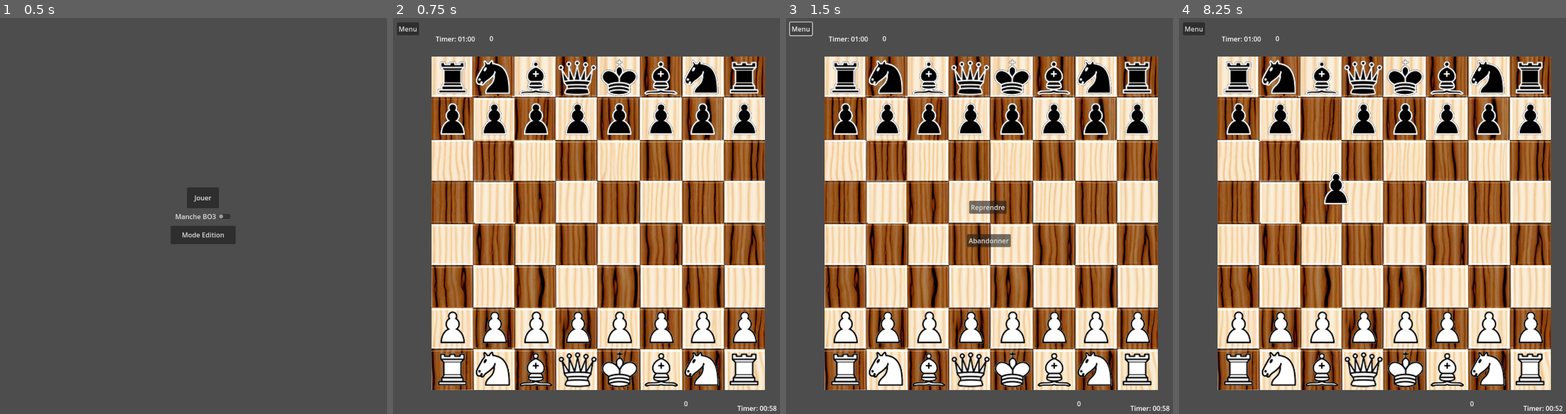
Above: before the commit, frames 1-4 (left to right).
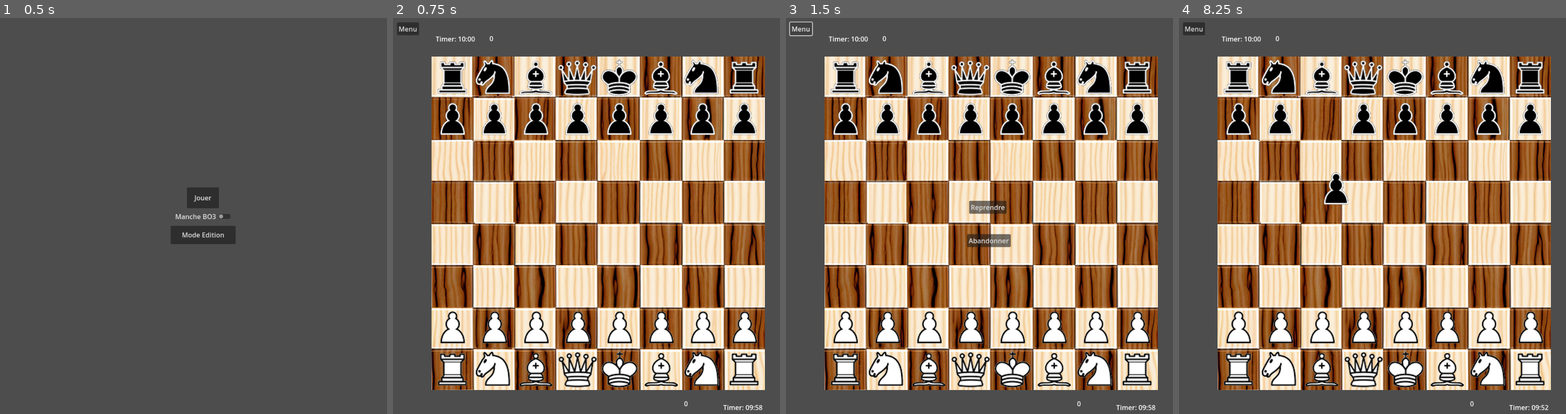
Above: after the commit, the same moments.

Repository: FabriceValmont/ChessGame-in-Godot4
Game: Godot game, scene res://Scene/menu.tscn
Two runs of this game, one before a commit and one after it. Both use one fixed random seed, a clock stepped at 60 frames per second and the inputs below.
Inputs (mouse positions are in pixels of both pictures, inside the frame that each line leads up to):
- Up to frame 1 (0.5 s): no input
- Up to frame 2 (0.75 s): click "Jouer" at 0.5 s
- Up to frame 3 (1.5 s): click "Menu" at 1.25 s
- Up to frame 4 (8.25 s): click "Reprendre" at 2 s; tap Enter at 2.75, 5, 7.25 s; move the mouse to (1476, 204) at 2.77 s; hold Shift 2.78-3.5 s; click (1476, 204) at 2.92 s; drag from (1298, 243) to (1237, 326) at 3.52 s; tap Space at 4.25, 5.75, 8 s; move the mouse to (1426, 132) at 4.27 s; tap Ctrl at 4.35 s; click (1426, 132) at 4.42 s; drag from (1364, 307) to (1446, 326) at 5.02 s; move the mouse to (1507, 287) at 5.77 s; tap Alt at 5.85 s; click (1507, 287) at 5.92 s; drag from (1260, 160) to (1322, 326) at 6.52 s; move the mouse to (1403, 223) at 7.27 s; hold Shift 7.28-8 s; click (1403, 223) at 7.42 s; drag from (1322, 120) to (1364, 326) at 8.02 s

Frame 1 is identical in both runs. In frame 2, 0.1% of the frame differs, in the area x 16-100%, y 4-100%; in frame 3, 0.1%; in frame 4, 0.1%.
Error in both runs: Invalid access to property or key 'i' on a base object of type 'null instance'. (res://Script/Variable_global.gd:1128)

Commit message:
Affichage des pièces prisent

Diff:
--- a/Scene/timer.tscn
+++ b/Scene/timer.tscn
@@ -12,10 +12,10 @@
 autostart = true
 
 [node name="TextTimerWhite" type="Label" parent="."]
-offset_left = 834.0
-offset_top = 932.0
-offset_right = 882.0
-offset_bottom = 958.0
+offset_left = 800.0
+offset_top = 930.0
+offset_right = 848.0
+offset_bottom = 956.0
 
 [node name="TextTimerBlack" type="Label" parent="."]
 offset_left = 110.0
--- a/Script/king.gd
+++ b/Script/king.gd
@@ -80,7 +80,7 @@
 		and ((chessBoard[i+(dy*f)][j+(dx*f)] == "0" or "Black" in chessBoard[i+(dy*f)][j+(dx*f)]) and VariableGlobal.turnWhite == true\
 		and VariableGlobal.attackPieceBlackOnTheChessboard[i+(dy*f)][j+(dx*f)] == 0\
 		or (chessBoard[i+(dy*f)][j+(dx*f)] == "0" or "White" in chessBoard[i+(dy*f)][j+(dx*f)]) and VariableGlobal.turnWhite == false\
-		and VariableGlobal.attack_piece_white_on_the_chessboard[i+(dy*f)][j+(dx*f)] == 0):
+		and VariableGlobal.attackPieceWhiteOnTheChessboard[i+(dy*f)][j+(dx*f)] == 0):
 			self.position = Vector2((Position.x + targetCaseX), (Position.y + targetCaseY))
 			Position = Vector2(self.position.x, self.position.y)
 			chessBoard[i][j] = "0"
--- a/Script/timer.gd
+++ b/Script/timer.gd
@@ -2,10 +2,10 @@
 
 var pathTextTimerWhite
 var pathTextTimerBlack
-var timerWhiteSecondes = 60
+var timerWhiteSecondes = 600
 var timerWhiteMinutes = int(timerWhiteSecondes / 60)
 var whiteSecondsRemaining = timerWhiteSecondes % 60
-var timerBlackSecondes = 60
+var timerBlackSecondes = 600
 var timerBlackMinutes = int(timerBlackSecondes / 60)
 var blackSecondsRemaining = timerBlackSecondes % 60
 
--- a/Script/variable_global_option.gd
+++ b/Script/variable_global_option.gd
@@ -4,6 +4,16 @@
 var scoreWhite = 0
 var scoreBlack = 0
 var OpenMenu = false
+var piecesBlack = [["Pawn", 150, ""],["Pawn", 200,"2"],["Pawn", 250,"3"],["Pawn", 300,"4"],
+	["Pawn", 350,"5"],["Pawn", 400,"6"],["Pawn", 450,"7"],["Pawn", 500,"8"],
+	["Knight", 550,""],["Knight", 600,"2"],["Bishop", 650,""],["Bishop", 700,"2"],
+	["Rook", 750,""],["Rook", 800,"2"],["Queen", 850,""]
+]
+var piecesWhite = [["Pawn", 850, ""],["Pawn", 800,"2"],["Pawn", 750,"3"],["Pawn", 700,"4"],
+	["Pawn", 650,"5"],["Pawn", 600,"6"],["Pawn", 550,"7"],["Pawn", 500,"8"],
+	["Knight", 450,""],["Knight", 400,"2"],["Bishop", 350,""],["Bishop", 300,"2"],
+	["Rook", 250,""],["Rook", 200,"2"],["Queen", 150,""]
+]
 
 # Called when the node enters the scene tree for the first time.
 func _ready():
@@ -11,4 +21,41 @@
 
 # Called every frame. 'delta' is the elapsed time since the previous frame.
 func _process(_delta):
-	pass
+	if VariableGlobal.gameLaunch == true :
+		for piece_data in piecesBlack:
+			var piece_type = piece_data[0]  # Type de la pièce (Pawn, Knight, Bishop, Rook, Queen)
+			var position_y = piece_data[1]  # Position y du sprite
+			var number = piece_data[2]
+
+			# Vérifier si le nœud n'existe pas déjà
+			if get_node("/root/gameScreen/ChessBoard/" + piece_type + "Black" + number) == null:
+			# Créer un nouveau sprite
+				var deadSprite = Sprite2D.new()
+				deadSprite.texture = load("res://Sprite/Piece/Black/" + piece_type.to_lower() + "_black.png")
+				deadSprite.centered = true
+				deadSprite.position.x = 50
+				deadSprite.position.y = position_y
+				deadSprite.scale.x = 0.5
+				deadSprite.scale.y = 0.5
+
+				# Ajouter le sprite comme enfant du nœud gameScreen
+				get_node("/root/gameScreen").add_child(deadSprite)
+
+		for piece_data in piecesWhite:
+			var piece_type = piece_data[0]  # Type de la pièce (Pawn, Knight, Bishop, Rook, Queen)
+			var position_y = piece_data[1]  # Position y du sprite
+			var number = piece_data[2]
+
+			# Vérifier si le nœud n'existe pas déjà
+			if get_node("/root/gameScreen/ChessBoard/" + piece_type + "White" + number) == null:
+			# Créer un nouveau sprite
+				var deadSprite = Sprite2D.new()
+				deadSprite.texture = load("res://Sprite/Piece/White/" + piece_type.to_lower() + "_white.png")
+				deadSprite.centered = true
+				deadSprite.position.x = 950
+				deadSprite.position.y = position_y
+				deadSprite.scale.x = 0.5
+				deadSprite.scale.y = 0.5
+
+				# Ajouter le sprite comme enfant du nœud gameScreen
+				get_node("/root/gameScreen").add_child(deadSprite)
